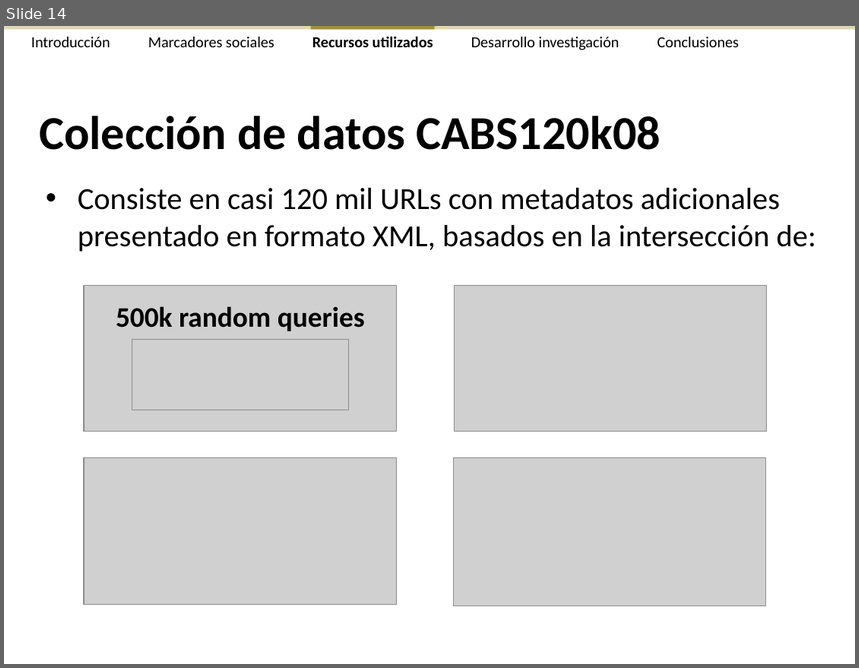
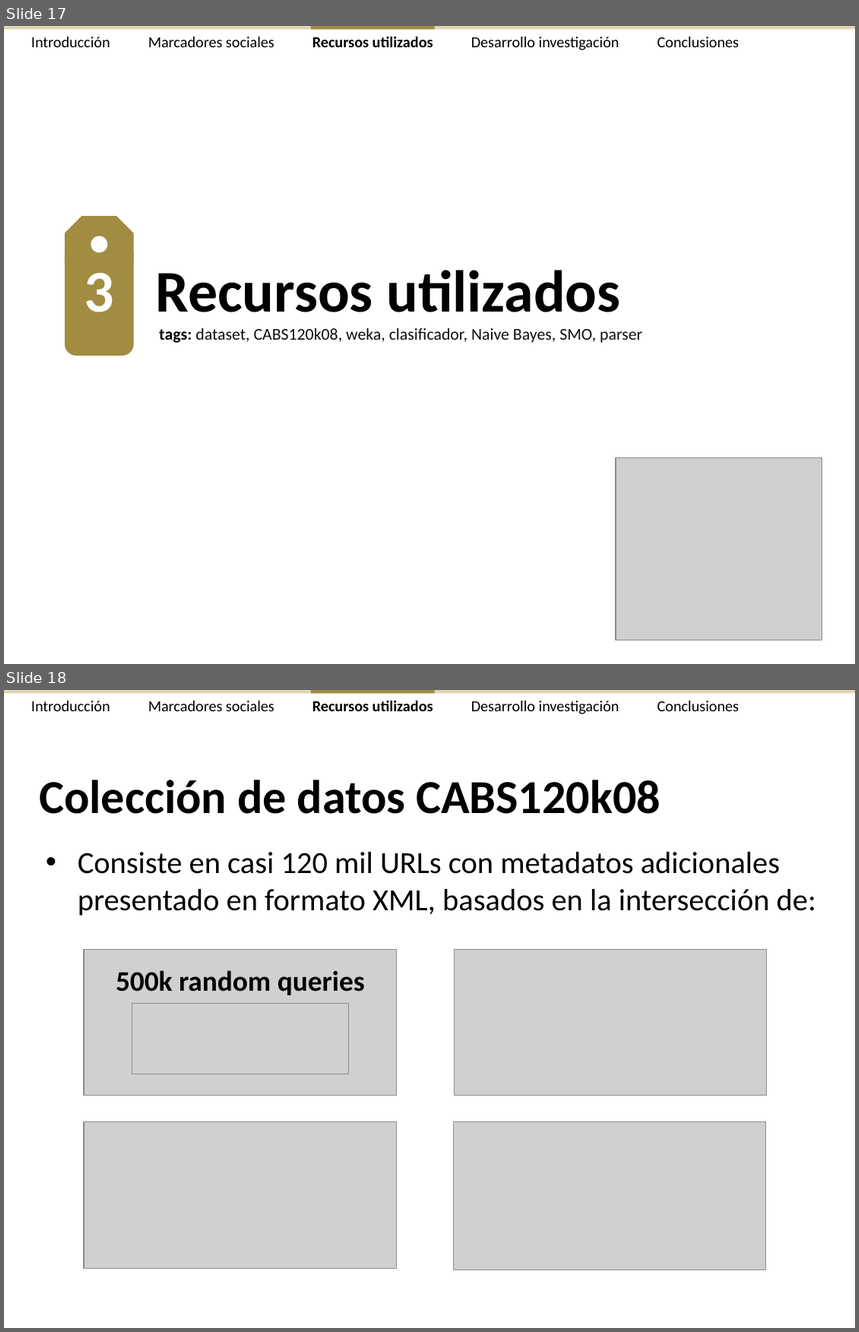
Before and after one commit to ak907kenai/nicotournetesis, a slide deck: docs_trunk/Presentación/Nicolás Tourné - Presentación Tesis (v2.4).ppt. Shown one above the other, each under a label of ours: slide 14 before the commit, slides 17 and 18 after it. The pictures are 859x668 and 859x1332 pixels, drawn with LibreOffice and Linux fonts; fonts in the diff are those of the drawing; grey boxes stand for pictures. Boxes give left, top, right and bottom in pixels: in the first picture for what was removed or moved away, otherwise in the second. Text is boxed around its words. In the diff, an @@ line names an element or a change of style, - is before the commit and + after.

```diff
--- a/docs_trunk/Presentación/Nicolás Tourné - Presentación Tesis (v2.4).ppt
+++ b/docs_trunk/Presentación/Nicolás Tourné - Presentación Tesis (v2.4).ppt
@@ slide 17 added at bbox=[4, 26, 855, 664], background #FFFFFF @@
@@ rectangle added at bbox=[4, 26, 855, 29], fill #E0D6B2 @@
@@ text added at bbox=[31, 36, 739, 50], 13 pt, text #000000 @@
+Introducción Marcadores sociales Recursos utilizados Desarrollo investigación Conclusiones
@@ rectangle added at bbox=[310, 26, 435, 29], fill #A18C41 @@
@@ freeform shape added at bbox=[65, 216, 133, 262], fill #A18C41 @@
@@ freeform shape added at bbox=[65, 243, 133, 357], fill #A18C41 @@
@@ ellipse added at bbox=[91, 237, 108, 253], fill #FFFFFF @@
@@ text added at bbox=[85, 273, 114, 313], 50 pt, text #FFFFFF, bold @@
+3
@@ text added at bbox=[155, 270, 620, 313], 50 pt, text #000000, bold @@
+Recursos utilizados
@@ text added at bbox=[159, 328, 642, 343], 14 pt, text #0D0D0D @@
+tags: dataset, CABS120k08, weka, clasificador, Naive Bayes, SMO, parser
@@ picture added at bbox=[616, 458, 822, 641] @@
@@ what was slide 14 is now slide 18 @@
```
Also in this commit, not shown: 15 slides changed, 5 other slides added, 1 other file.
